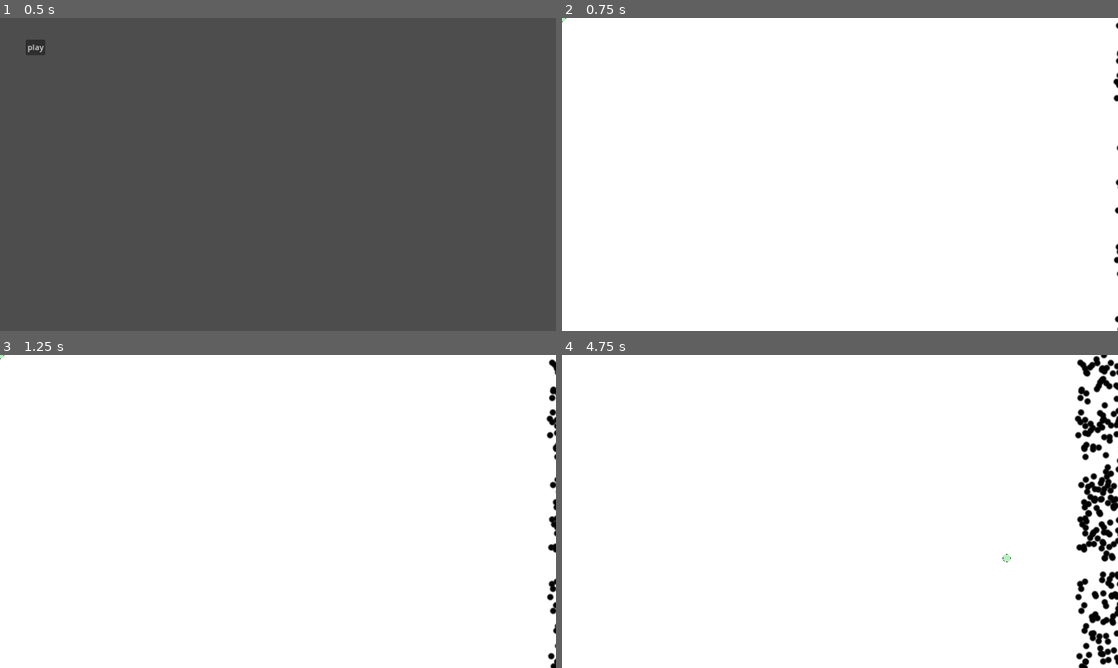
Above: before the commit, frames 1-4 (two rows, left to right).
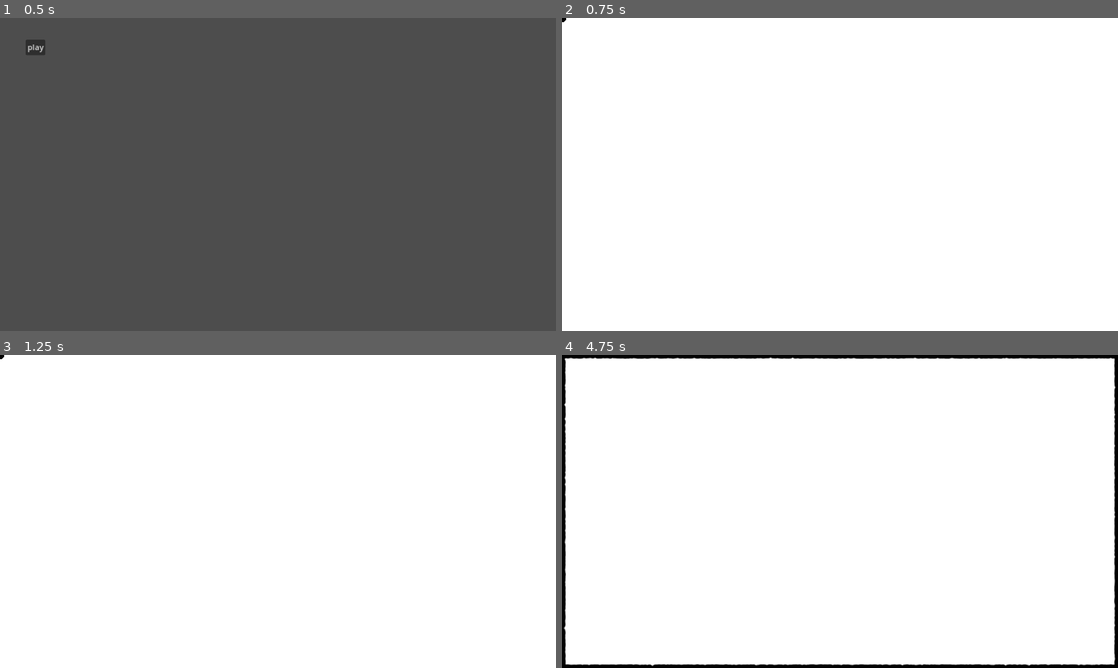
Above: after the commit, the same moments.

Repository: 0x42697262/Danmaku-Deconstruction
Game: Godot game, scene res://scenes/main.tscn
Two runs of this game, one before a commit and one after it. Both use one fixed random seed, a clock stepped at 60 frames per second and the inputs below.
Inputs (mouse positions are in pixels of both pictures, inside the frame that each line leads up to):
- Up to frame 1 (0.5 s): no input
- Up to frame 2 (0.75 s): click "play" at 0.5 s
- Up to frame 3 (1.25 s): no input
- Up to frame 4 (4.75 s): move the mouse to (962, 495) at 1.27 s; move the mouse to (728, 527) at 2.02 s; move the mouse to (895, 442) at 2.77 s; move the mouse to (812, 574) at 3.52 s; move the mouse to (1006, 558) at 4.27 s

Frame 1 is identical in both runs. In frame 2, 0.1% of the frame differs, in the area x 0-100%, y 0-100%; in frame 3, 0.5%; in frame 4, 6.9%.
Error after the commit: Invalid assignment of property or key 'position' with value of type 'Vector2' on a base object of type 'RID'. (res://scenes/world/bullets_manager.gd:103)

Commit message:
mechanics part 2 but will redo

Diff:
--- a/project.godot
+++ b/project.godot
@@ -17,6 +17,10 @@
 run/max_fps=60
 config/icon="res://icon.svg"
 
+[autoload]
+
+Helper="*res://scripts/autoloads/helper.gd"
+
 [debug]
 
 file_logging/enable_file_logging=true
@@ -24,6 +28,10 @@
 [display]
 
 window/stretch/mode="canvas_items"
+
+[editor_plugins]
+
+enabled=PackedStringArray("res://addons/BulletUpHell/plugin.cfg")
 
 [input]
 
--- a/scenes/entities/player.gd
+++ b/scenes/entities/player.gd
@@ -50,3 +50,4 @@
 	if health_points <= 0:
 		is_alive = false
 		hide_mouse(false)
+		print('dead')
--- a/scenes/world/bullets_manager.gd
+++ b/scenes/world/bullets_manager.gd
@@ -1,24 +1,27 @@
 extends Node2D
 
 const BULLET_COUNT_MAX  = 2500
-const SPEED_MIN         = 20
+const SPEED_MIN         = 200
 const SPEED_MAX         = 500
 const BULLET_IMAGE      = preload("res://assets/Characters/bullet.png")
 
 
 var bullets: Array[Bullet]      = []
 var rids: Dictionary            = {}
-@export var bullet_count: int   = 1
-@export var difficulty: int     = 1
+@export var difficulty: int     = 0
 @export var shape: RID
+@onready var spawner: Node      = get_node(^"spawner/spawner")
 
 class Bullet:
 	var position: Vector2   = Vector2()
 	var speed: float        = 1.0
 	var body: RID           = RID()
+	var enabled: bool       = false
+	var from_bomb: bool     = false
 
 func _ready():
 	instantiate_bullets()
+	$timer.start()
 
 func connect_player(player):
 	player.touched.connect(_on_touched_signal)
@@ -31,18 +34,7 @@
 
 
 func _physics_process(delta):
-	var transform2d = Transform2D()
-	var offset = get_viewport_rect().size.x + 16
-	for bullet in bullets:
-		bullet.position.x -= bullet.speed * delta
-
-		if bullet.position.x < -16:
-			# Move the bullet back to the right when it left the screen.
-			bullet.position.x = offset
-
-		transform2d.origin = bullet.position
-		PhysicsServer2D.body_set_state(bullet.body, PhysicsServer2D.BODY_STATE_TRANSFORM, transform2d)
-
+	spawn_bullet(delta)
 
 # Instead of drawing each bullet individually in a script attached to each bullet,
 # we are drawing *all* the bullets at once here.
@@ -68,11 +60,9 @@
 		PhysicsServer2D.body_add_shape(bullet.body, shape)
 		PhysicsServer2D.body_set_collision_mask(bullet.body, 0)
 
-		bullet.position     = Vector2.ZERO
-		bullet.position = Vector2(
-			randf_range(0, get_viewport_rect().size.x) + get_viewport_rect().size.x,
-			randf_range(0, get_viewport_rect().size.y)
-		)
+		spawner.progress    = randi()
+		bullet.position     = Vector2(0,0)
+
 		var transform2d     = Transform2D()
 		transform2d.origin  = bullet.position
 		PhysicsServer2D.body_set_state(bullet.body, PhysicsServer2D.BODY_STATE_TRANSFORM, transform2d)
@@ -86,5 +76,43 @@
 	PhysicsServer2D.free_rid(shape)
 	bullets.clear()
 
+func spawn_bullet(delta):
+	var transform2d: Transform2D = Transform2D()
+	for bullet in bullets:
+		if bullet.enabled == false:
+			continue
+
+		spawner.progress = randi()
+		var vector = Vector2(0, bullet.speed)
+		# right side
+		if spawner.progress_ratio > 0.25:
+			vector = Vector2(-bullet.speed, 0)
+		# bottom
+		elif spawner.progress_ratio > 0.50:
+			vector = Vector2(0, -bullet.speed)
+		# left side
+		elif spawner.progress_ratio > 0.50:
+			vector = Vector2(bullet.speed, 0)
+		bullet.position += Vector2(bullet.speed, 0) * delta
+
+		transform2d.origin = bullet.position
+		PhysicsServer2D.body_set_state(bullet.body, PhysicsServer2D.BODY_STATE_TRANSFORM, transform2d)
+
+func reset_bullet_position(bullet):
+		spawner.progress = randi()
+		bullet.position = spawner.position
+
 func _on_touched_signal(body_rid):
-	rids[body_rid].position.x = get_viewport_rect().size.x + 16
+	reset_bullet_position(body_rid)
+
+func _on_timer_timeout():
+	if difficulty >= 500:
+		$timer.stop()
+	bullets[difficulty].enabled = true
+	bullets[difficulty].speed += difficulty
+
+	#difficulty += 1
+
+
+func _on_area_body_shape_exited(body_rid, body, body_shape_index, local_shape_index):
+	reset_bullet_position(rids[body_rid])
--- a/scenes/world/gameplay.tscn
+++ b/scenes/world/gameplay.tscn
@@ -1,7 +1,16 @@
-[gd_scene load_steps=3 format=3 uid="uid://de3fcc1ng16a7"]
+[gd_scene load_steps=5 format=3 uid="uid://de3fcc1ng16a7"]
 
 [ext_resource type="Script" path="res://scenes/world/gameplay.gd" id="1_ggn7s"]
 [ext_resource type="Script" path="res://scenes/world/bullets_manager.gd" id="2_mekei"]
+
+[sub_resource type="RectangleShape2D" id="RectangleShape2D_igejv"]
+size = Vector2(1200, 700)
+
+[sub_resource type="Curve2D" id="Curve2D_4y8ma"]
+_data = {
+"points": PackedVector2Array(0, 0, 0, 0, 0, 0, 0, 0, 0, 0, 1152, 0, 0, 0, 0, 0, 1152, 648, 0, 0, 0, 0, 0, 648, 0, 0, 0, 0, 0, 0)
+}
+point_count = 5
 
 [node name="gameplay" type="Control"]
 layout_mode = 3
@@ -11,6 +20,12 @@
 grow_horizontal = 2
 grow_vertical = 2
 script = ExtResource("1_ggn7s")
+
+[node name="area" type="Area2D" parent="."]
+
+[node name="area" type="CollisionShape2D" parent="area"]
+position = Vector2(576, 324)
+shape = SubResource("RectangleShape2D_igejv")
 
 [node name="background" type="ColorRect" parent="."]
 layout_mode = 1
@@ -22,3 +37,13 @@
 
 [node name="bullets_manager" type="Node2D" parent="."]
 script = ExtResource("2_mekei")
+
+[node name="spawner" type="Path2D" parent="bullets_manager"]
+curve = SubResource("Curve2D_4y8ma")
+
+[node name="spawner" type="PathFollow2D" parent="bullets_manager/spawner"]
+
+[node name="timer" type="Timer" parent="bullets_manager"]
+
+[connection signal="body_shape_exited" from="area" to="bullets_manager" method="_on_area_body_shape_exited"]
+[connection signal="timeout" from="bullets_manager/timer" to="bullets_manager" method="_on_timer_timeout"]
--- /dev/null
+++ b/scripts/autoloads/helper.gd
@@ -0,0 +1,7 @@
+extends Node
+
+func rotate_vector(vector: Vector2, degrees: float) -> Vector2:
+	var radians = deg_to_rad(degrees)
+	var x = vector.x * cos(radians) - vector.y * sin(radians)
+	var y = vector.x * sin(radians) + vector.y * cos(radians)
+	return Vector2(x, y)
